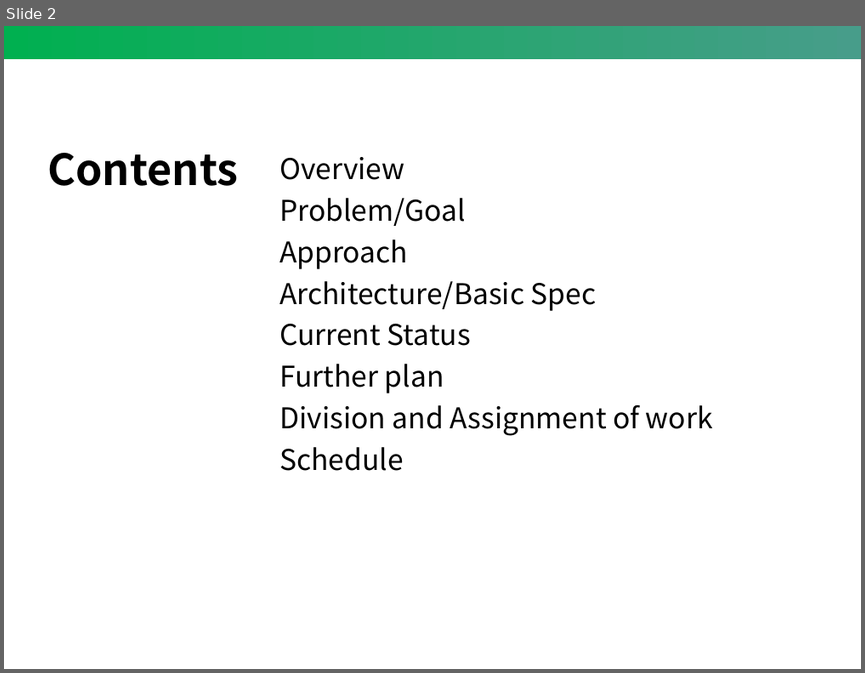
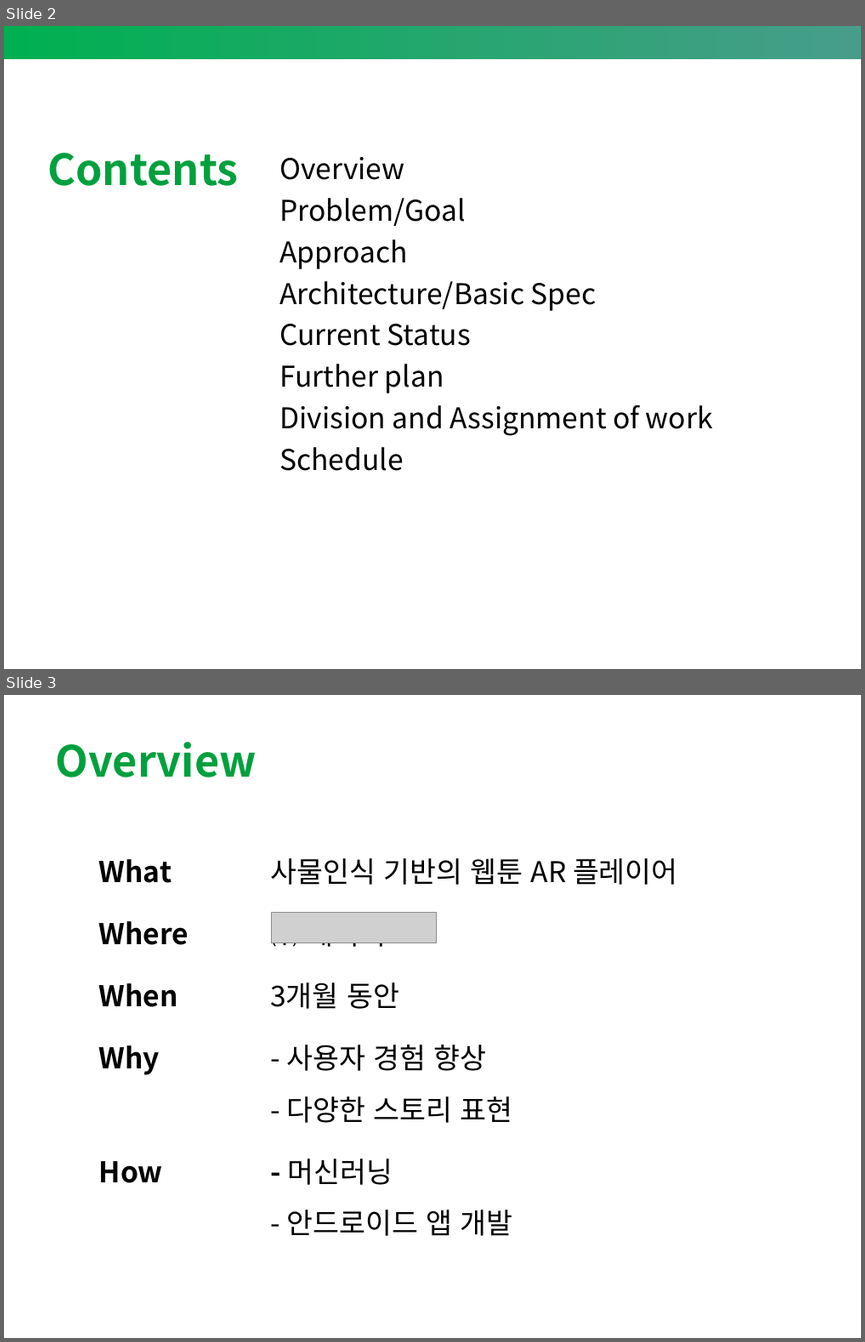
Before and after one commit to Jamjomjara/snu-artoon, a slide deck: artoon-spec.pptx. Shown one above the other, each under a label of ours: slide 2 before the commit, slides 2 and 3 after it. The pictures are 865x673 and 865x1342 pixels, drawn with LibreOffice and Linux fonts; fonts in the diff are those of the drawing; grey boxes stand for pictures. Boxes give left, top, right and bottom in pixels: in the first picture for what was removed or moved away, otherwise in the second. Text is boxed around its words. In the diff, an @@ line names an element or a change of style, - is before the commit and + after.

```diff
--- a/artoon-spec.pptx
+++ b/artoon-spec.pptx
@@ slide 3 added at box(4, 695, 861, 1338), background #FFFFFF @@
@@ title added at box(55, 742, 256, 777), 36 pt, text #00A03E, bold @@
+Overview
@@ text added at box(99, 858, 678, 1236), 24 pt, text #000000 @@
+What 사물인식 기반의 웹툰 AR 플레이어
+Where ㈜ 네이버
+When 3개월 동안
+Why - 사용자 경험 향상
+- 다양한 스토리 표현
+How - 머신러닝
+- 안드로이드 앱 개발
@@ picture added at box(271, 913, 437, 943) @@
@@ slide 2 changed as well @@
@@ title "Contents" at box(47, 153, 238, 186): text colour #000000 to #00A03E @@
```
Also in this commit, not shown: 14 other slides changed, 1 other slide added, 2 slides removed.
